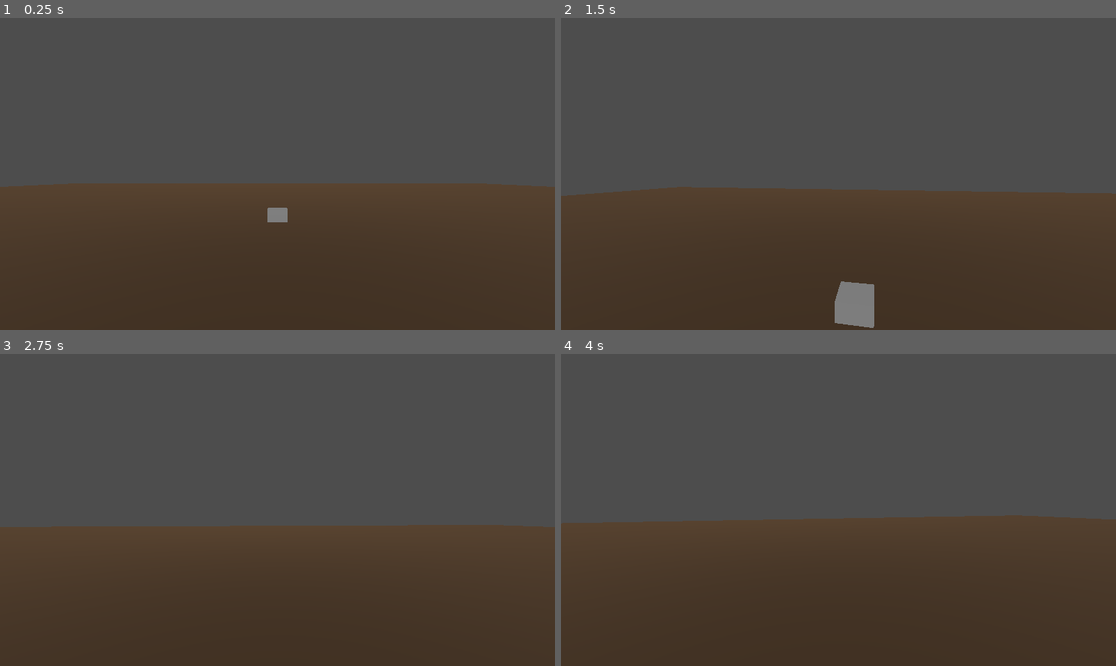
Above: before the commit, frames 1-4 (two rows, left to right).
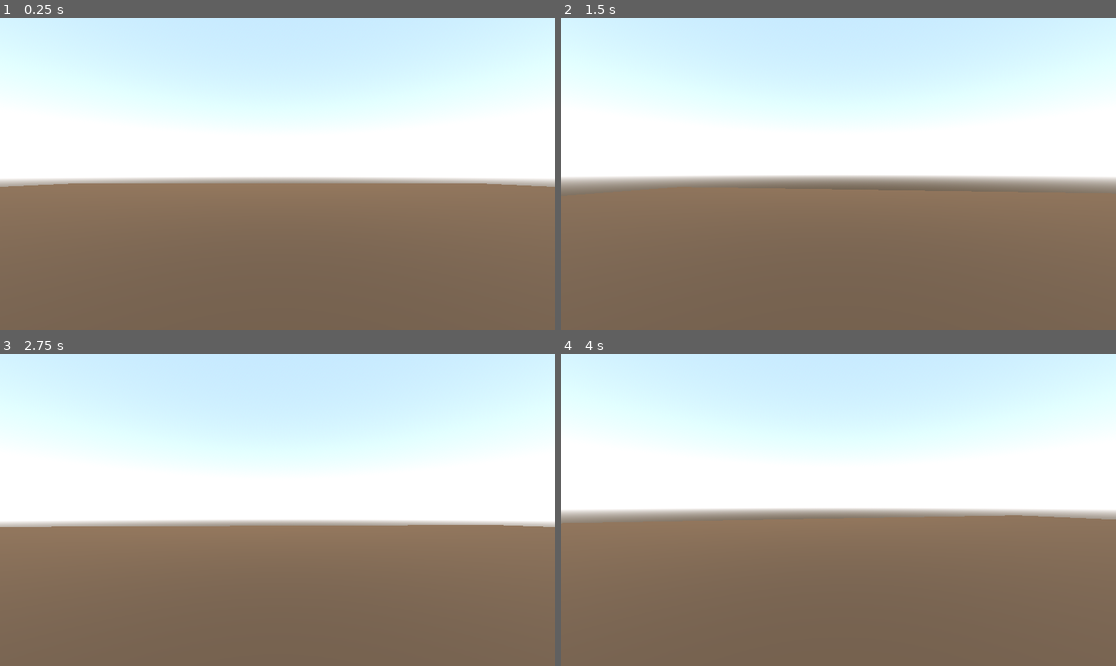
Above: after the commit, the same moments.

Repository: rgero/Game-Concepts
Game: Godot game, scene res://Scenes/Game.tscn
The game is run twice, just before and just after one commit, with the same random seed, the same clock (stepped at 60 frames per second) and the same inputs.
Inputs (mouse positions are in pixels of both pictures, inside the frame that each line leads up to):
- Up to frame 1 (0.25 s): no input
- Up to frame 2 (1.5 s): move the mouse to (866, 174) at 0.52 s; hold W (move_forward) from 0.53 s (still down); tap Space (jump) at 0.77 s; move the mouse to (810, 174) at 1.27 s
- Up to frame 3 (2.75 s): keep holding W (move_forward); tap Space (jump) at 1.52 s; move the mouse to (288, 503) at 2.02 s
- Up to frame 4 (4 s): keep holding W (move_forward); tap Enter at 2.75 s; move the mouse to (832, 516) at 2.77 s; tap Space (jump) at 3.02, 3.5, 3.77 s; move the mouse to (877, 513) at 3.52 s

The runs differ from the first frame. In frame 1, 100% of the frame differs, in the area x 0-100%, y 0-100%; in frame 2, 100%; in frame 3, 100%; in frame 4, 100%.

Commit message:
Project #1 - Completed the concept.
Areas for Refinement:
- Right now the enemy is only looking for the player's center of mass. It'd be good to have a couple raycast points so the player can't "cheat" around corners.

Diff:
--- /dev/null
+++ b/enemy-aggro-and-vision/Materials/WallMaterial.tres
@@ -0,0 +1,5 @@
+[gd_resource type="StandardMaterial3D" format=3 uid="uid://h8c5xup77ad0"]
+
+[resource]
+transparency = 1
+albedo_color = Color(0.501961, 0.501961, 0.501961, 0.215686)
--- a/enemy-aggro-and-vision/Scenes/Game.tscn
+++ b/enemy-aggro-and-vision/Scenes/Game.tscn
@@ -1,7 +1,8 @@
-[gd_scene load_steps=6 format=3 uid="uid://digfkan041vvr"]
+[gd_scene load_steps=13 format=3 uid="uid://digfkan041vvr"]
 
 [ext_resource type="PackedScene" uid="uid://bdv6h0wsr0w0r" path="res://Scenes/Player.tscn" id="1_iukft"]
 [ext_resource type="PackedScene" uid="uid://61o26jfqpemg" path="res://Scenes/Enemy.tscn" id="2_gl6un"]
+[ext_resource type="Material" uid="uid://h8c5xup77ad0" path="res://Materials/WallMaterial.tres" id="3_j5yw3"]
 
 [sub_resource type="BoxMesh" id="BoxMesh_iukft"]
 
@@ -11,15 +12,31 @@
 [sub_resource type="ConcavePolygonShape3D" id="ConcavePolygonShape3D_iukft"]
 data = PackedVector3Array(-0.5, 0.5, 0.5, 0.5, 0.5, 0.5, -0.5, -0.5, 0.5, 0.5, 0.5, 0.5, 0.5, -0.5, 0.5, -0.5, -0.5, 0. …(500 unchanged characters)…
 
+[sub_resource type="ProceduralSkyMaterial" id="ProceduralSkyMaterial_gl6un"]
+
+[sub_resource type="Sky" id="Sky_gl6un"]
+sky_material = SubResource("ProceduralSkyMaterial_gl6un")
+
+[sub_resource type="Environment" id="Environment_j5yw3"]
+background_mode = 2
+background_energy_multiplier = 2.0
+sky = SubResource("Sky_gl6un")
+ambient_light_source = 3
+ambient_light_sky_contribution = 0.4
+ambient_light_energy = 11.4
+
+[sub_resource type="BoxMesh" id="BoxMesh_kldst"]
+
+[sub_resource type="ConcavePolygonShape3D" id="ConcavePolygonShape3D_b2bpf"]
+data = PackedVector3Array(-0.5, 0.5, 0.5, 0.5, 0.5, 0.5, -0.5, -0.5, 0.5, 0.5, 0.5, 0.5, 0.5, -0.5, 0.5, -0.5, -0.5, 0.5, 0.5, 0.5, -0.5, -0.5, 0.5, -0.5, 0.5, -0.5, -0.5, -0.5, 0.5, -0.5, -0.5, -0.5, -0.5, 0.5, -0.5, -0.5, 0.5, 0.5, 0.5, 0.5, 0.5, -0.5, 0.5, -0.5, 0.5, 0.5, 0.5, -0.5, 0.5, -0.5, -0.5, 0.5, -0.5, 0.5, -0.5, 0.5, -0.5, -0.5, 0.5, 0.5, -0.5, -0.5, -0.5, -0.5, 0.5, 0.5, -0.5, -0.5, 0.5, -0.5, -0.5, -0.5, 0.5, 0.5, 0.5, -0.5, 0.5, 0.5, 0.5, 0.5, -0.5, -0.5, 0.5, 0.5, -0.5, 0.5, -0.5, 0.5, 0.5, -0.5, -0.5, -0.5, 0.5, 0.5, -0.5, 0.5, -0.5, -0.5, -0.5, 0.5, -0.5, 0.5, 0.5, -0.5, -0.5, -0.5, -0.5, -0.5)
+
+[sub_resource type="ConcavePolygonShape3D" id="ConcavePolygonShape3D_7lihs"]
+data = PackedVector3Array(-0.5, 0.5, 0.5, 0.5, 0.5, 0.5, -0.5, -0.5, 0.5, 0.5, 0.5, 0.5, 0.5, -0.5, 0.5, -0.5, -0.5, 0.5, 0.5, 0.5, -0.5, -0.5, 0.5, -0.5, 0.5, -0.5, -0.5, -0.5, 0.5, -0.5, -0.5, -0.5, -0.5, 0.5, -0.5, -0.5, 0.5, 0.5, 0.5, 0.5, 0.5, -0.5, 0.5, -0.5, 0.5, 0.5, 0.5, -0.5, 0.5, -0.5, -0.5, 0.5, -0.5, 0.5, -0.5, 0.5, -0.5, -0.5, 0.5, 0.5, -0.5, -0.5, -0.5, -0.5, 0.5, 0.5, -0.5, -0.5, 0.5, -0.5, -0.5, -0.5, 0.5, 0.5, 0.5, -0.5, 0.5, 0.5, 0.5, 0.5, -0.5, -0.5, 0.5, 0.5, -0.5, 0.5, -0.5, 0.5, 0.5, -0.5, -0.5, -0.5, 0.5, 0.5, -0.5, 0.5, -0.5, -0.5, -0.5, 0.5, -0.5, 0.5, 0.5, -0.5, -0.5, -0.5, -0.5, -0.5)
+
 [node name="Game" type="Node3D"]
 
-[node name="Player" parent="." instance=ExtResource("1_iukft")]
-transform = Transform3D(1, 0, 0, 0, 1, 0, 0, 0, 1, 0, 1.19074, 0)
-
-[node name="CSGBox3D" type="CSGBox3D" parent="."]
-transform = Transform3D(1, 0, 0, 0, 1, 0, 0, 0, 1, 0, 0, -10.2951)
-
 [node name="Floor" type="StaticBody3D" parent="."]
+collision_mask = 0
 
 [node name="MeshInstance3D" type="MeshInstance3D" parent="Floor"]
 transform = Transform3D(100, 0, 0, 0, 0.1, 0, 0, 0, 100, 0, -0.1, 0)
@@ -30,8 +47,39 @@
 transform = Transform3D(100, 0, 0, 0, 0.1, 0, 0, 0, 100, 0, -0.1, 0)
 shape = SubResource("ConcavePolygonShape3D_iukft")
 
+[node name="WorldEnvironment" type="WorldEnvironment" parent="."]
+environment = SubResource("Environment_j5yw3")
+
 [node name="DirectionalLight3D" type="DirectionalLight3D" parent="."]
-transform = Transform3D(1, 0, 0, 0, 0.707107, 0.707107, 0, -0.707107, 0.707107, 0, 2, 0)
+transform = Transform3D(1, 0, 0, 0, 0.707107, 0.707107, 0, -0.707107, 0.707107, 0, 24.5459, 0)
+light_energy = 2.5
+
+[node name="Player" parent="." instance=ExtResource("1_iukft")]
+transform = Transform3D(1, 0, 0, 0, 1, 0, 0, 0, 1, 0, 1.19074, 0)
 
 [node name="Enemy" parent="." instance=ExtResource("2_gl6un")]
-transform = Transform3D(1, 0, 0, 0, 1, 0, 0, 0, 1, -20.3907, 0, 0)
+transform = Transform3D(1, 0, 0, 0, 1, 0, 0, 0, 1, -20, 0, 0)
+
+[node name="Building" type="Node3D" parent="."]
+transform = Transform3D(1, 0, 0, 0, 1, 0, 0, 0, 1, -20, 0, 0)
+
+[node name="Wall" type="MeshInstance3D" parent="Building"]
+transform = Transform3D(1, 0, 0, 0, 3, 0, 0, 0, 5, 3, 1.5, 0)
+mesh = SubResource("BoxMesh_kldst")
+surface_material_override/0 = ExtResource("3_j5yw3")
+
+[node name="StaticBody3D" type="StaticBody3D" parent="Building/Wall"]
+
+[node name="CollisionShape3D" type="CollisionShape3D" parent="Building/Wall/StaticBody3D"]
+shape = SubResource("ConcavePolygonShape3D_b2bpf")
+
+[node name="Wall2" type="MeshInstance3D" parent="Building"]
+transform = Transform3D(-4.37114e-08, 0, 5, 0, 3, 0, -1, 0, -2.18557e-07, 0, 1.5, 4.023)
+mesh = SubResource("BoxMesh_kldst")
+skeleton = NodePath("../Wall")
+surface_material_override/0 = ExtResource("3_j5yw3")
+
+[node name="StaticBody3D" type="StaticBody3D" parent="Building/Wall2"]
+
+[node name="CollisionShape3D" type="CollisionShape3D" parent="Building/Wall2/StaticBody3D"]
+shape = SubResource("ConcavePolygonShape3D_7lihs")
--- a/enemy-aggro-and-vision/Scripts/PlayerDetector.gd
+++ b/enemy-aggro-and-vision/Scripts/PlayerDetector.gd
@@ -7,26 +7,44 @@
 @export var awareColor: Color
 @export var sleepingColor: Color
 
+var spaceState: PhysicsDirectSpaceState3D
+
 func _ready() -> void:
-	parentArea.body_entered.connect(ProcessBodyEnter)
-	parentArea.body_exited.connect(ProcessBodyExit)
-
 	# Get the Material
 	meshMaterial = parentMesh.get_active_material(0) as StandardMaterial3D
 	assert(meshMaterial != null, "MeshInstance3D has no material assigned!")
 
-func ProcessBodyEnter(body):
-	if "Player" not in body.get_groups():
-		return;
+	spaceState = get_world_3d().get_direct_space_state()
+	assert(spaceState != null, "Space State is fucked")
 
-	print("Player Entered? I am mad!")
-	if meshMaterial.albedo_color != awareColor:
+func _physics_process(delta: float) -> void:
+	var playerAround: bool = ProcessBodyTracking()
+	if playerAround && meshMaterial.albedo_color != awareColor:
 		meshMaterial.albedo_color = awareColor
+	elif !playerAround && meshMaterial.albedo_color == awareColor:
+		meshMaterial.albedo_color = sleepingColor
 
-func ProcessBodyExit(body):
-	if "Player" not in body.get_groups():
-		return;
+func ProcessBodyTracking() -> bool:
+	for body in parentArea.get_overlapping_bodies():
+		if "Player" not in body.get_groups():
+			continue
+		# Raycast to see if we can actually see the player.
+		var playerPos := (body as Node3D).global_transform.origin
 
-	print("Player Exited! No longer Mad")
-	if meshMaterial.albedo_color == awareColor:
-		meshMaterial.albedo_color = sleepingColor
+		# This has changed in Godot 4.
+		var params = PhysicsRayQueryParameters3D.new()
+		params.from = global_transform.origin
+		params.to = playerPos
+		var raycastResult = spaceState.intersect_ray(params)
+
+		# Check to see if it's the player.
+		if raycastResult:
+			var hitObject = raycastResult["collider"]
+			if !hitObject.is_in_group("Player"):
+				print("I can't see them")
+				continue
+
+		return true
+
+	# No bodies found
+	return false
